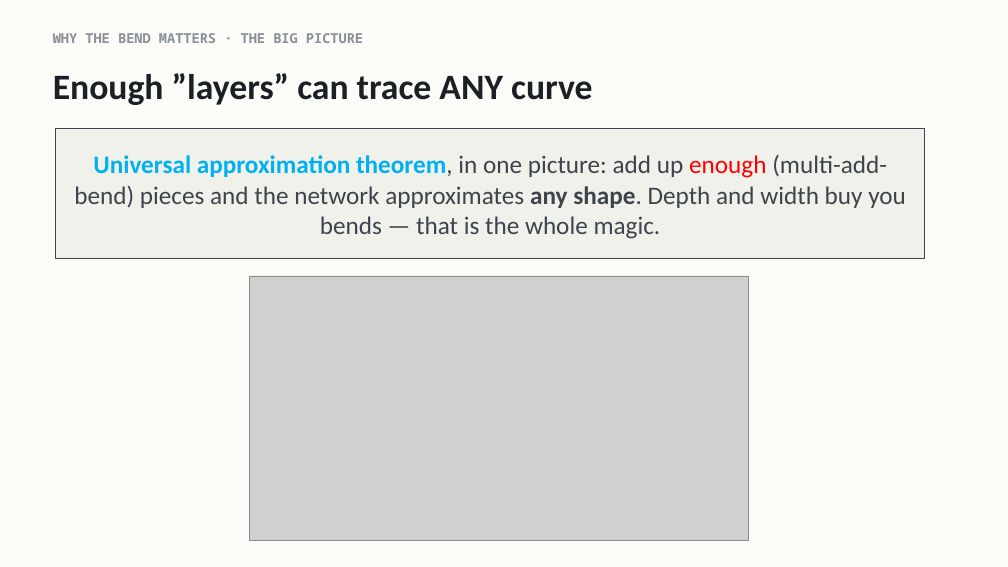
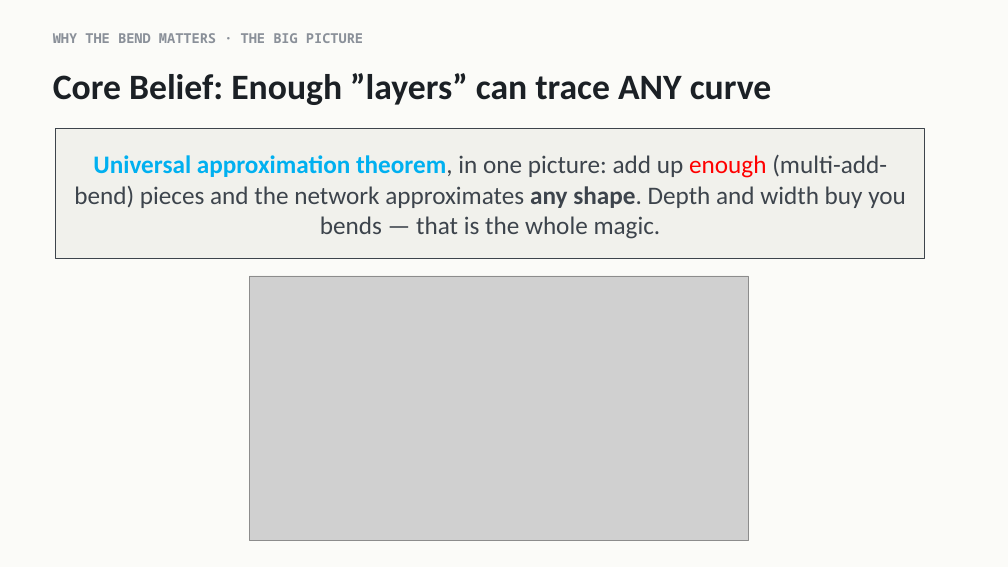
Before and after one commit to indigobio/msacl_dl_course, a slide deck: slide 18 of slides/pptx/lecture01_intro.pptx (slide 19 before the commit). Drawn at 1008x567 pixels with LibreOffice and Linux fonts; fonts in the diff are those of the drawing; grey boxes stand for pictures. Boxes give left, top, right and bottom in pixels: in the first picture for what was removed or moved away, otherwise in the second. Text is boxed around its words. In the diff, an @@ line names an element or a change of style, - is before the commit and + after.

```diff
--- a/slides/pptx/lecture01_intro.pptx
+++ b/slides/pptx/lecture01_intro.pptx
@@ text at [53,73,772,105]: text changed @@
-Enough ”layers” can trace ANY curve
+Core Belief: Enough ”layers” can trace ANY curve
```
Also in this commit, not shown: 6 other slides changed, 2 slides removed, 3 other files.
